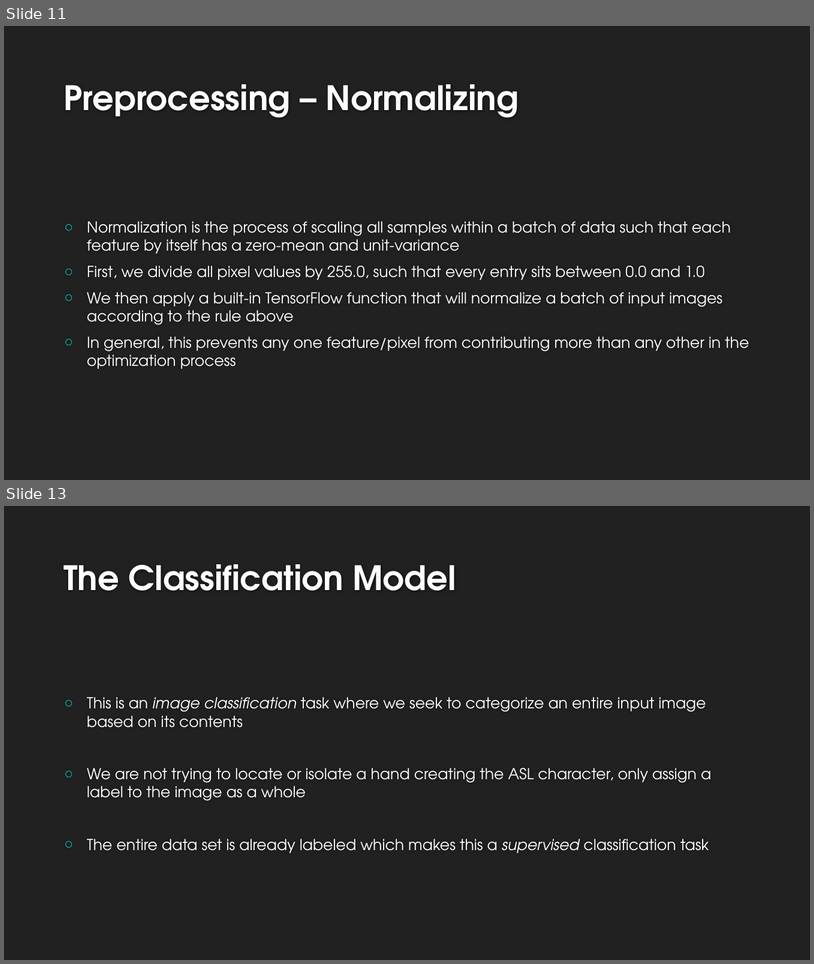
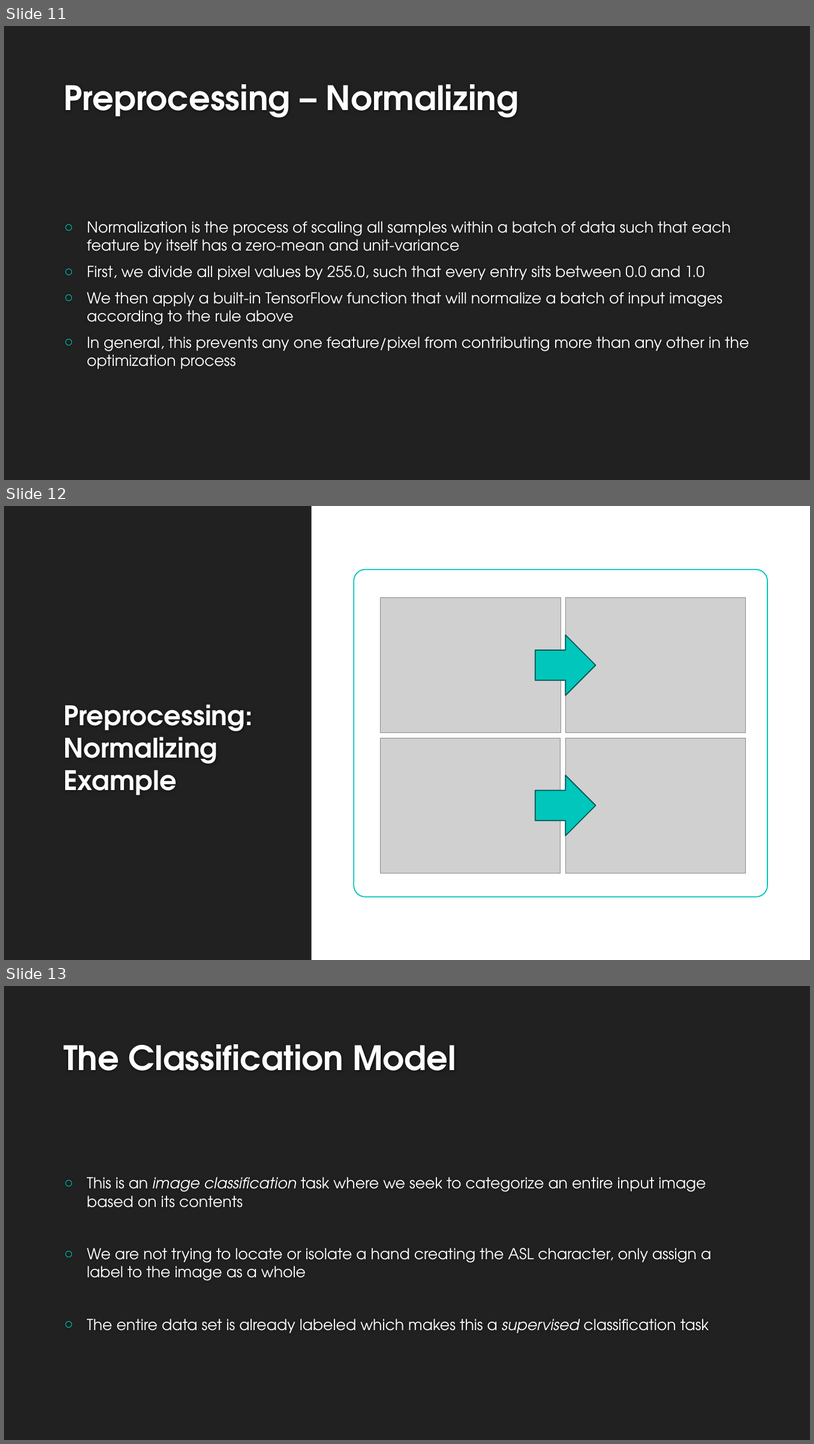
Before and after one commit to landonbuell/Buell-Masters-Project, a slide deck: milestones/BUELL_ENGR6970_Milestone04.pptx. Shown one above the other, each under a label of ours: slides 11 and 13 before the commit, slides 11, 12 and 13 after it; the slides between them are not shown. The pictures are 814x964 and 814x1444 pixels, drawn with LibreOffice and Linux fonts; fonts in the diff are those of the drawing; grey boxes stand for pictures; background and template pictures are left out. Boxes give left, top, right and bottom in pixels: in the first picture for what was removed or moved away, otherwise in the second. Text is boxed around its words. In the diff, an @@ line names an element or a change of style, - is before the commit and + after.

```diff
--- a/milestones/BUELL_ENGR6970_Milestone04.pptx
+++ b/milestones/BUELL_ENGR6970_Milestone04.pptx
@@ slide 12 added at [4,506,810,960], background #212121 @@
@@ rectangle added at [312,506,810,960], fill #FFFFFF @@
@@ rounded rectangle added at [354,570,768,897], fill #FFFFFF, outline #00C6BB 1.25 pt @@
@@ picture added at [381,597,561,733] @@
@@ picture added at [566,597,746,732] @@
@@ right arrow added at [536,635,596,696], fill #00C6BB, outline #005752 1.25 pt @@
@@ title added at [63,704,252,795], 32 pt, text #FEFEFE, bold @@
+Preprocessing: Normalizing Example
@@ picture added at [381,738,561,873] @@
@@ picture added at [566,738,746,873] @@
@@ right arrow added at [536,775,596,835], fill #00C6BB, outline #005752 1.25 pt @@
```
Also in this commit, not shown: 5 slides changed, 2 other slides added, 4 slides removed.
